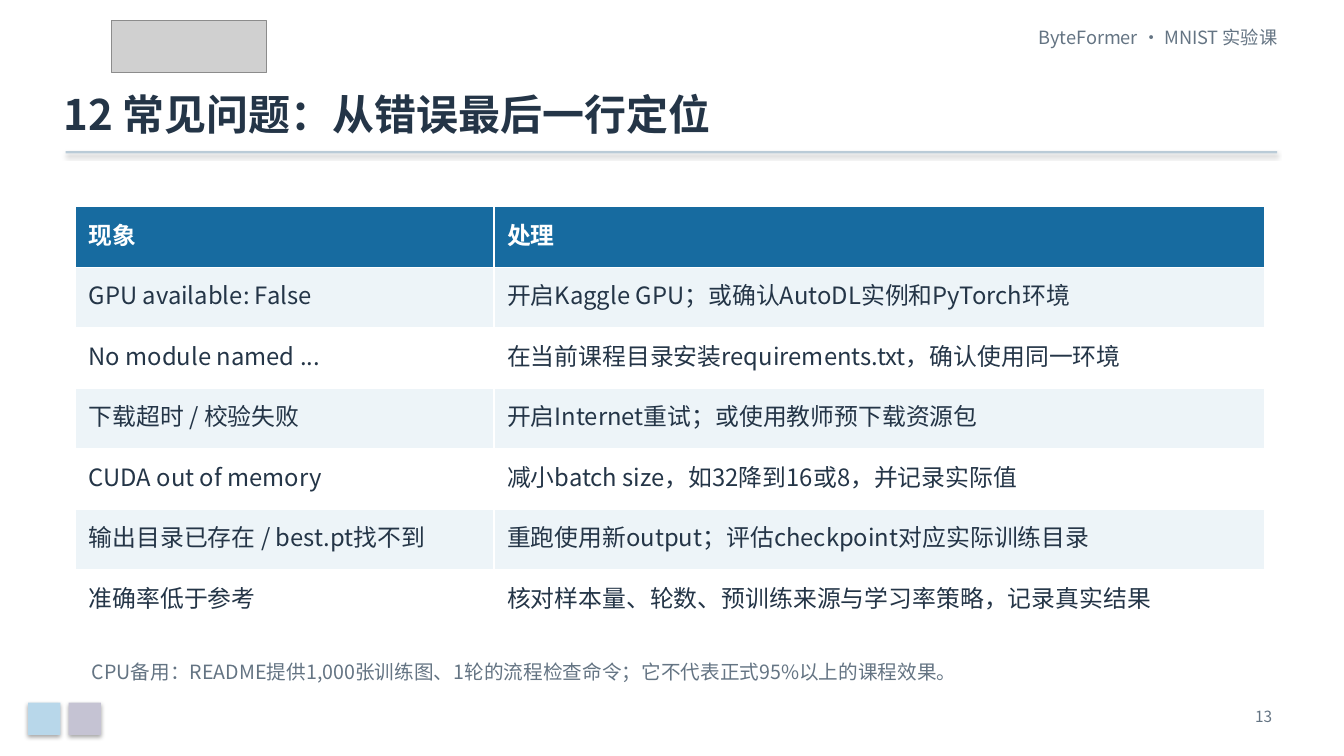
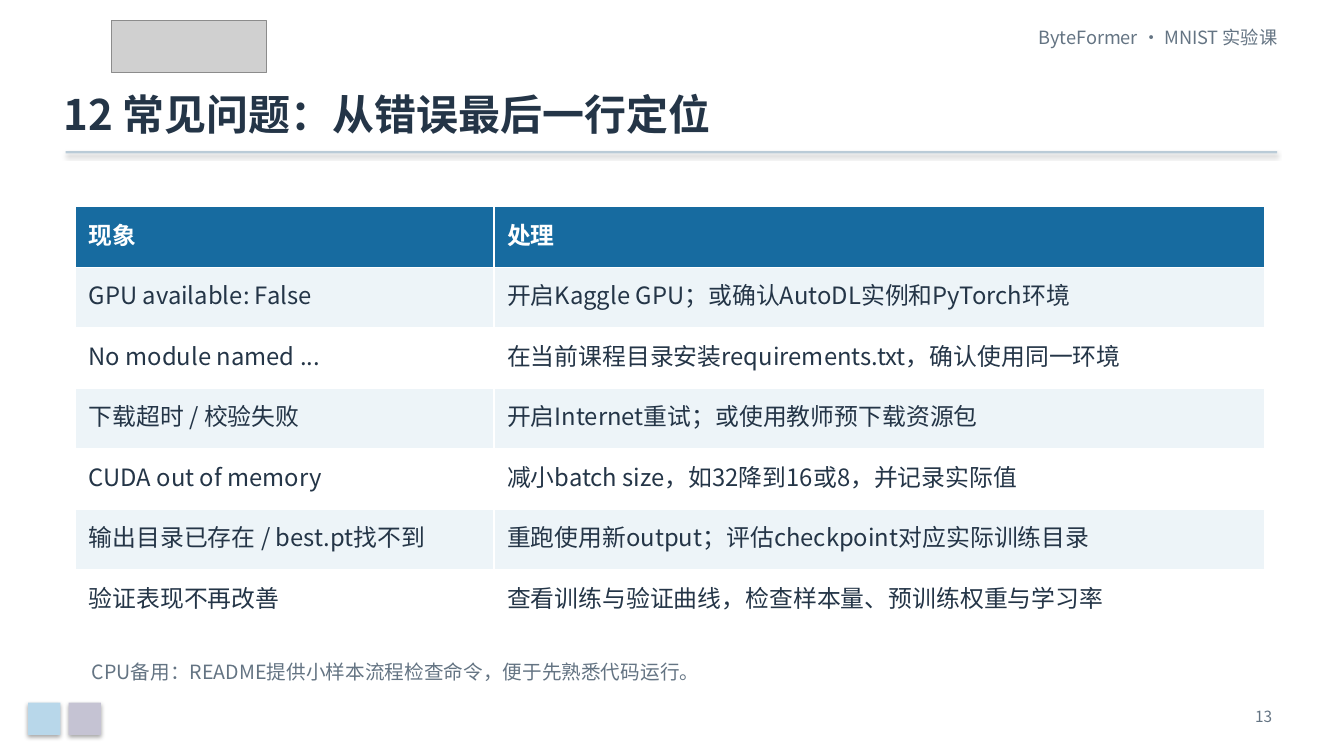
Before and after one commit to Franklin-L/byteformer-mnist-course, a slide deck: slide 13 of docs/ByteFormer_MNIST_零基础实验课.pptx. Drawn at 1344x756 pixels with LibreOffice and Linux fonts; fonts in the diff are those of the drawing; grey boxes stand for pictures. Boxes give left, top, right and bottom in pixels: in the first picture for what was removed or moved away, otherwise in the second. Text is boxed around its words. In the diff, an @@ line names an element or a change of style, - is before the commit and + after.

```diff
--- a/docs/ByteFormer_MNIST_零基础实验课.pptx
+++ b/docs/ByteFormer_MNIST_零基础实验课.pptx
@@ table at [76,207,1265,630] @@
-row 7, column 1: 准确率低于参考
+row 7, column 1: 验证表现不再改善
-row 7, column 2: 核对样本量、轮数、预训练来源与学习率策略，记录真实结果
+row 7, column 2: 查看训练与验证曲线，检查样本量、预训练权重与学习率
@@ text at [92,662,700,681]: text changed @@
-CPU备用：README提供1,000张训练图、1轮的流程检查命令；它不代表正式95%以上的课程效果。
+CPU备用：README提供小样本流程检查命令，便于先熟悉代码运行。
```
Also in this commit, not shown: 4 other slides changed, 2 slides added, 1 slide removed, 5 other files.
